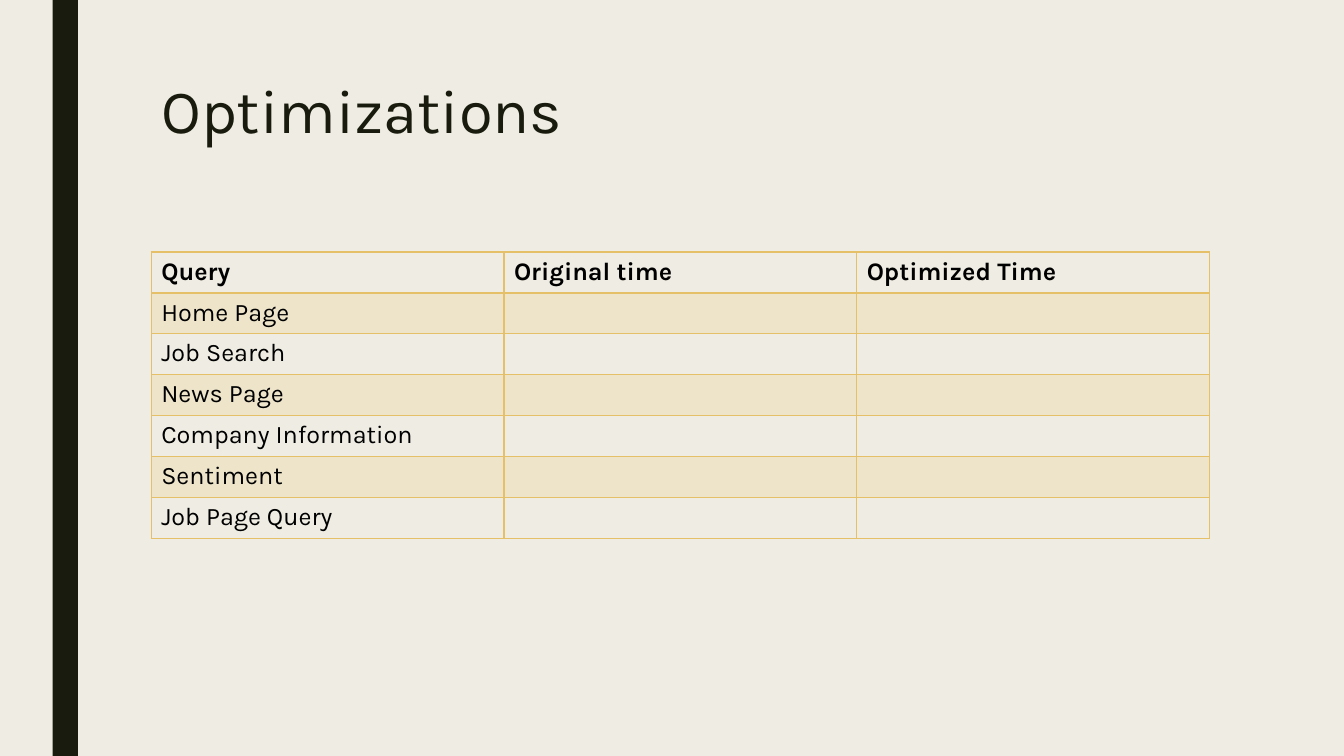
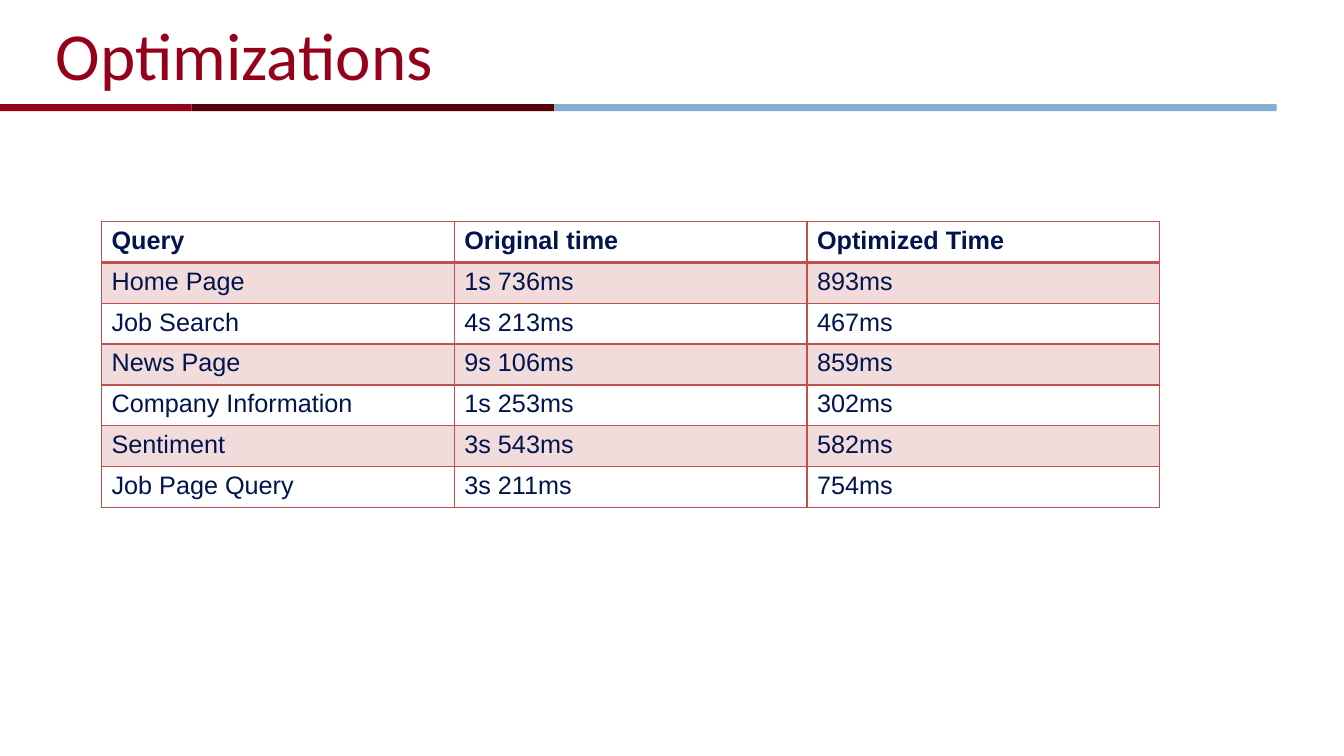
Before and after one commit to ShrivatsAgrawal/CIS550_Project_OPUS, a slide deck: slide 16 of Docs/finalcis550project.pptx. Drawn at 1344x756 pixels with LibreOffice and Linux fonts; fonts in the diff are those of the drawing; background and template pictures are left out. Boxes give left, top, right and bottom in pixels: in the first picture for what was removed or moved away, otherwise in the second. Text is boxed around its words. In the diff, an @@ line names an element or a change of style, - is before the commit and + after.

```diff
--- a/Docs/finalcis550project.pptx
+++ b/Docs/finalcis550project.pptx
@@ background #EFEDE3 to #FFFFFF @@
@@ title "Optimizations": place and size @@
-title "Optimizations" at bbox=[161, 90, 562, 148]
+title "Optimizations" at bbox=[56, 33, 433, 91]
@@ title "Optimizations" at bbox=[56, 33, 433, 91]: size 44 to 48 pt, font Karla to Calibri, text colour #191B0E to #95001A; line spacing 0.89 to 1; vertical alignment top to middle @@
@@ rectangle removed at bbox=[52, 0, 78, 756] @@
@@ rectangle added at bbox=[0, 104, 192, 111], fill #95001A @@
@@ rectangle added at bbox=[192, 104, 555, 111], fill #57000A @@
@@ rectangle added at bbox=[555, 104, 1277, 111], fill #82AFD3 @@
@@ table at bbox=[102, 222, 1160, 512] @@
-row 2, column 2: 
+row 2, column 2: 1s 736ms
-row 2, column 3: 
+row 2, column 3: 893ms
-row 3, column 2: 
+row 3, column 2: 4s 213ms
-row 3, column 3: 
+row 3, column 3: 467ms
-row 4, column 2: 
+row 4, column 2: 9s 106ms
-row 4, column 3: 
+row 4, column 3: 859ms
-row 5, column 2: 
+row 5, column 2: 1s 253ms
-row 5, column 3: 
+row 5, column 3: 302ms
-row 6, column 2: 
+row 6, column 2: 3s 543ms
-row 6, column 3: 
+row 6, column 3: 582ms
-row 7, column 2: 
+row 7, column 2: 3s 211ms
-row 7, column 3: 
+row 7, column 3: 754ms
@@ fill #E6C069 at 20% opacity to #C0504D at 20% opacity in 9 cells @@
@@ font Karla to Arial, text colour #000000 to #00144D in "Query", "Original time", "Optimized Time", "Home Page" and 5 more places @@
@@ borders changed @@
@@ table: place and size @@
-table at bbox=[151, 252, 1210, 538]
+table at bbox=[102, 222, 1160, 512]
```
Also in this commit, not shown: 16 other slides changed, 1 slide added, 1 slide removed.
